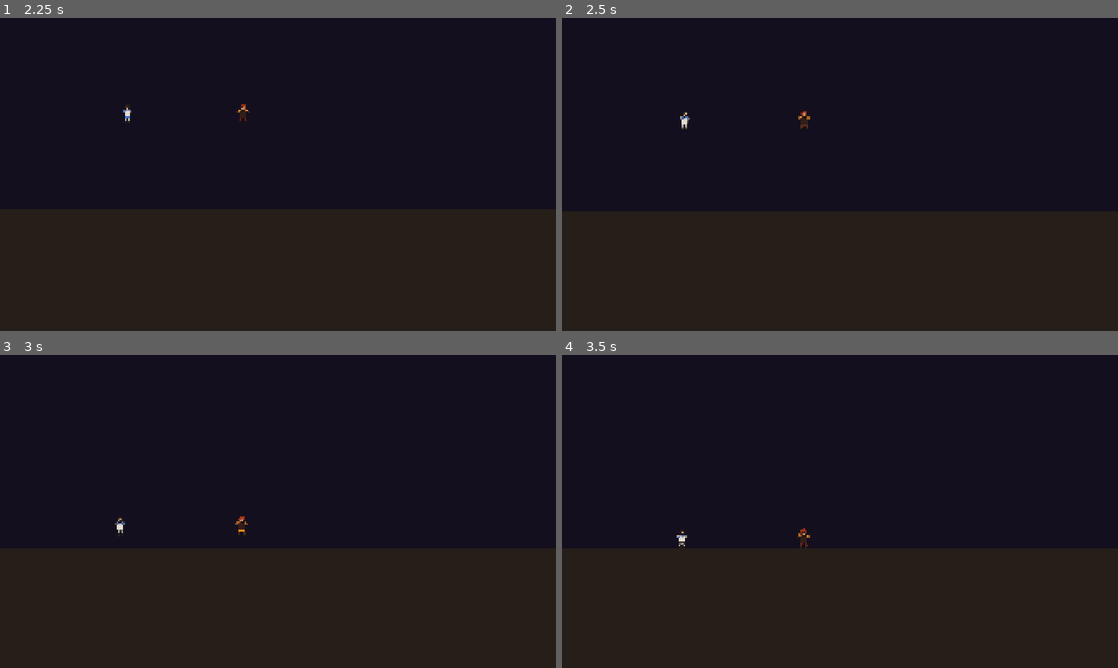
Above: before the commit, frames 1-4 (two rows, left to right).
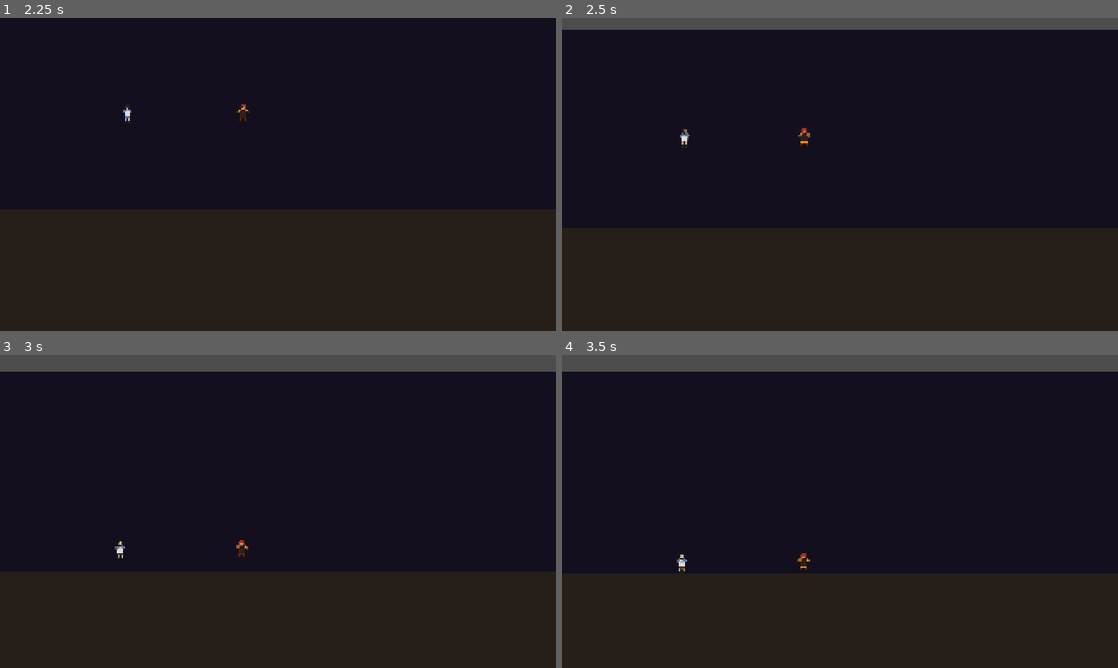
Above: after the commit, the same moments.

Repository: jperezdelreal/FirstFrameStudios
Game: Godot game, scene res://scenes/ui/main_menu.tscn
Two runs of this game, one before a commit and one after it. Both use one fixed random seed, a clock stepped at 60 frames per second and the inputs below.
Inputs (mouse positions are in pixels of both pictures, inside the frame that each line leads up to):
- Up to frame 1 (2.25 s): click "VS CPU" at 0.5 s; click "KAEL — Balanced" at 1.25 s; click "RHENA — Rushdown" at 2 s
- Up to frame 2 (2.5 s): no input
- Up to frame 3 (3 s): move the mouse to (400, 495) at 2.77 s
- Up to frame 4 (3.5 s): no input

Frame 1 is identical in both runs. In frame 2, 4.0% of the frame differs, in the area x 0-100%, y 0-42%; in frame 3, 5.5%; in frame 4, 5.5%, in the area x 0-100%, y 0-70%.

Commit message:
feat: dynamic camera zoom for fighting game framing (Sprint 2 Phase 1)
- Dynamic zoom: tight when fighters are close, wide when far apart
- Vertical compensation: camera follows upward when fighters jump
- Fighting game framing: fighters stay in middle 65% of screen width
- Framing margin enforcement: auto-zooms out if fighters would clip edges
- Vertical edge clamping: camera respects stage ceiling/floor boundaries
- GDSCRIPT-STANDARDS compliant: explicit types, absf/clampf/minf, typed returns
- All @export tuning vars: zoom_min/max, follow_speed, zoom_speed,
  vertical_follow_weight, framing_ratio, margin_horizontal

Co-authored-by: Copilot <223556219+Copilot@users.noreply.github.com>

Diff:
--- a/games/ashfall/scripts/systems/camera_controller.gd
+++ b/games/ashfall/scripts/systems/camera_controller.gd
@@ -1,5 +1,7 @@
-## Camera controller for the fight scene. Follows both fighters with smooth
-## interpolation, zooms based on distance, and clamps to stage boundaries.
+## Camera controller for the fight scene. Dynamically frames 2-fighter combat
+## like a fighting game (Guilty Gear style). Tight zoom when close, wide when
+## far, smooth tracking at the midpoint, vertical compensation for jumps,
+## and edge clamping to stage boundaries.
 class_name CameraController
 extends Camera2D
 
@@ -7,26 +9,49 @@
 var fighter1: Node2D
 var fighter2: Node2D
 
+# -- Stage boundaries --
+
 ## Stage boundary X coordinates (inner edges of walls).
 @export var stage_left: float = -300.0
 @export var stage_right: float = 940.0
 
-## Fixed vertical center for the camera.
-@export var camera_y: float = 180.0
+## Stage floor Y and ceiling Y for vertical clamping.
+@export var stage_floor_y: float = 300.0
+@export var stage_ceiling_y: float = -100.0
+
+# -- Zoom tuning --
 
 ## Zoom limits: higher value = tighter (closer), lower = wider.
-@export var zoom_min: Vector2 = Vector2(0.75, 0.75)  # widest — fighters far apart
-@export var zoom_max: Vector2 = Vector2(1.3, 1.3)    # tightest — fighters close
+@export var zoom_min: Vector2 = Vector2(0.75, 0.75)
+@export var zoom_max: Vector2 = Vector2(1.3, 1.3)
 
 ## Distance thresholds that map to zoom range.
 @export var distance_close: float = 150.0
 @export var distance_far: float = 700.0
 
+# -- Tracking tuning --
+
 ## Lerp weight per physics frame — lower = smoother.
-@export var position_smoothing: float = 0.08
-@export var zoom_smoothing: float = 0.06
+@export var follow_speed: float = 0.08
+@export var zoom_speed: float = 0.06
 
-## Viewport size for boundary clamping.
+## Resting vertical center when both fighters are grounded.
+@export var camera_y: float = 180.0
+
+## How aggressively the camera follows vertical movement (0 = ignore, 1 = instant).
+@export var vertical_follow_weight: float = 0.35
+
+# -- Fighting game framing --
+
+## Fraction of screen width reserved for fighter framing (0.6 = fighters in
+## middle 60%). The remaining space becomes margin on each side.
+@export var framing_ratio: float = 0.65
+
+## Extra horizontal padding (pixels) added to each side beyond framing_ratio.
+@export var margin_horizontal: float = 40.0
+
+# -- Internal state --
+
 var _viewport_size: Vector2
 
 
@@ -38,37 +63,75 @@
 	if not is_instance_valid(fighter1) or not is_instance_valid(fighter2):
 		return
 
-	var target_pos := _calculate_target_position()
-	var target_zoom := _calculate_target_zoom()
+	var target_pos: Vector2 = _calculate_target_position()
+	var target_zoom: Vector2 = _calculate_target_zoom()
+
+	# Ensure framing margins — zoom out further if fighters would fall outside
+	# the desired screen region at the current zoom level.
+	target_zoom = _enforce_framing_margins(target_zoom)
 
 	# Clamp position so the camera never shows past stage edges.
-	target_pos.x = _clamp_to_stage(target_pos.x, target_zoom.x)
+	target_pos.x = _clamp_to_stage_x(target_pos.x, target_zoom.x)
+	target_pos.y = _clamp_to_stage_y(target_pos.y, target_zoom.y)
 
-	# Smooth interpolation.
-	global_position = global_position.lerp(target_pos, position_smoothing)
-	zoom = zoom.lerp(target_zoom, zoom_smoothing)
+	# Smooth interpolation (frame-rate-independent via fixed physics tick).
+	global_position = global_position.lerp(target_pos, follow_speed)
+	zoom = zoom.lerp(target_zoom, zoom_speed)
 
 
+## Returns the ideal camera center: horizontal midpoint between fighters,
+## vertical offset blended toward the highest fighter when airborne.
 func _calculate_target_position() -> Vector2:
-	var midpoint_x := (fighter1.global_position.x + fighter2.global_position.x) / 2.0
-	return Vector2(midpoint_x, camera_y)
+	var midpoint_x: float = (fighter1.global_position.x + fighter2.global_position.x) / 2.0
+
+	# Vertical compensation: blend toward the fighter that is highest (lowest Y).
+	var highest_y: float = minf(fighter1.global_position.y, fighter2.global_position.y)
+	var vertical_offset: float = minf(highest_y - camera_y, 0.0)
+	var target_y: float = camera_y + vertical_offset * vertical_follow_weight
+
+	return Vector2(midpoint_x, target_y)
 
 
+## Maps fighter distance to a zoom level. Close = tight (zoom_max),
+## far = wide (zoom_min).
 func _calculate_target_zoom() -> Vector2:
-	var distance := absf(fighter1.global_position.x - fighter2.global_position.x)
-	# Normalize distance into 0..1 range between close and far thresholds.
-	var t := clampf(
+	var distance: float = absf(fighter1.global_position.x - fighter2.global_position.x)
+	var t: float = clampf(
 		(distance - distance_close) / (distance_far - distance_close), 0.0, 1.0
 	)
-	# t=0 (close) → zoom_max (tight), t=1 (far) → zoom_min (wide).
 	return zoom_max.lerp(zoom_min, t)
 
 
-func _clamp_to_stage(x: float, zoom_level: float) -> float:
-	var half_visible_width := _viewport_size.x / (2.0 * zoom_level)
-	var min_x := stage_left + half_visible_width
-	var max_x := stage_right - half_visible_width
+## If both fighters wouldn't fit inside the desired framing region at the
+## current zoom, widen the zoom until they do.
+func _enforce_framing_margins(base_zoom: Vector2) -> Vector2:
+	var distance: float = absf(fighter1.global_position.x - fighter2.global_position.x)
+	var required_width: float = distance + margin_horizontal * 2.0
+	# Fighters should occupy at most `framing_ratio` of the visible width.
+	var visible_width_needed: float = required_width / framing_ratio
+	var zoom_for_framing: float = _viewport_size.x / visible_width_needed
+	# Never zoom tighter than what framing allows, but respect zoom_min floor.
+	var final_zoom: float = clampf(
+		minf(base_zoom.x, zoom_for_framing), zoom_min.x, zoom_max.x
+	)
+	return Vector2(final_zoom, final_zoom)
+
+
+## Clamps camera X so the visible area stays within stage boundaries.
+func _clamp_to_stage_x(x: float, zoom_level: float) -> float:
+	var half_visible_width: float = _viewport_size.x / (2.0 * zoom_level)
+	var min_x: float = stage_left + half_visible_width
+	var max_x: float = stage_right - half_visible_width
 	if min_x > max_x:
-		# Stage narrower than visible area — just center it.
 		return (stage_left + stage_right) / 2.0
 	return clampf(x, min_x, max_x)
+
+
+## Clamps camera Y so the visible area stays within stage vertical boundaries.
+func _clamp_to_stage_y(y: float, zoom_level: float) -> float:
+	var half_visible_height: float = _viewport_size.y / (2.0 * zoom_level)
+	var min_y: float = stage_ceiling_y + half_visible_height
+	var max_y: float = stage_floor_y - half_visible_height
+	if min_y > max_y:
+		return (stage_ceiling_y + stage_floor_y) / 2.0
+	return clampf(y, min_y, max_y)
